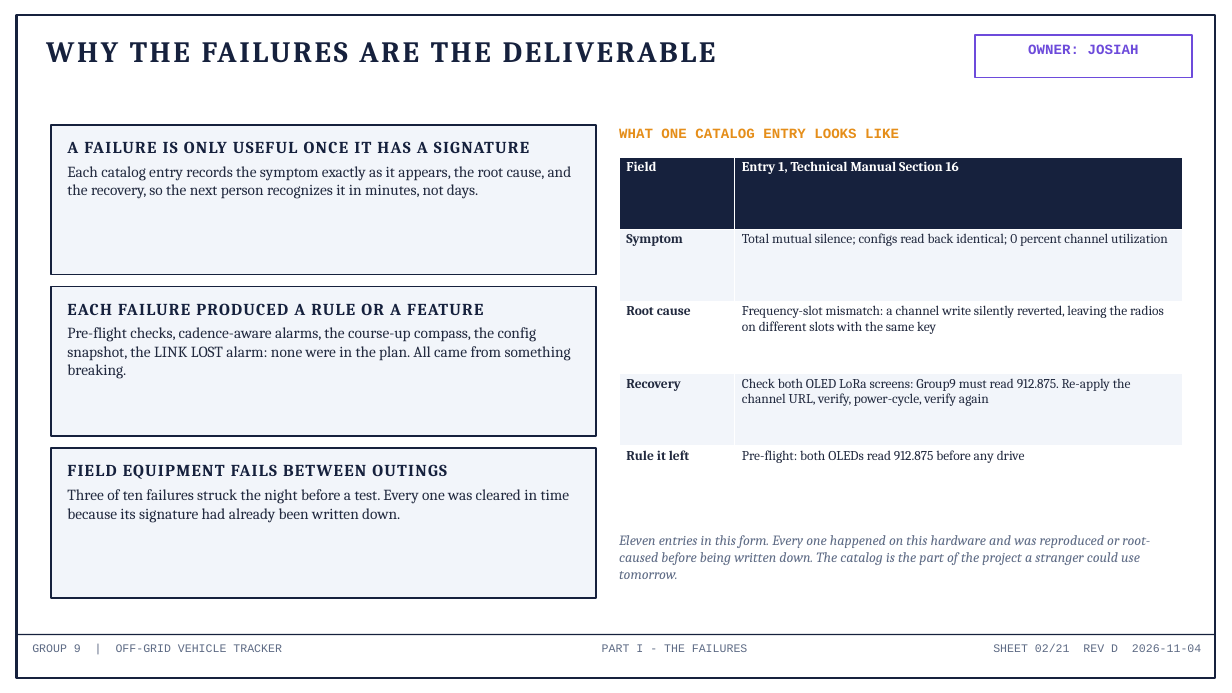
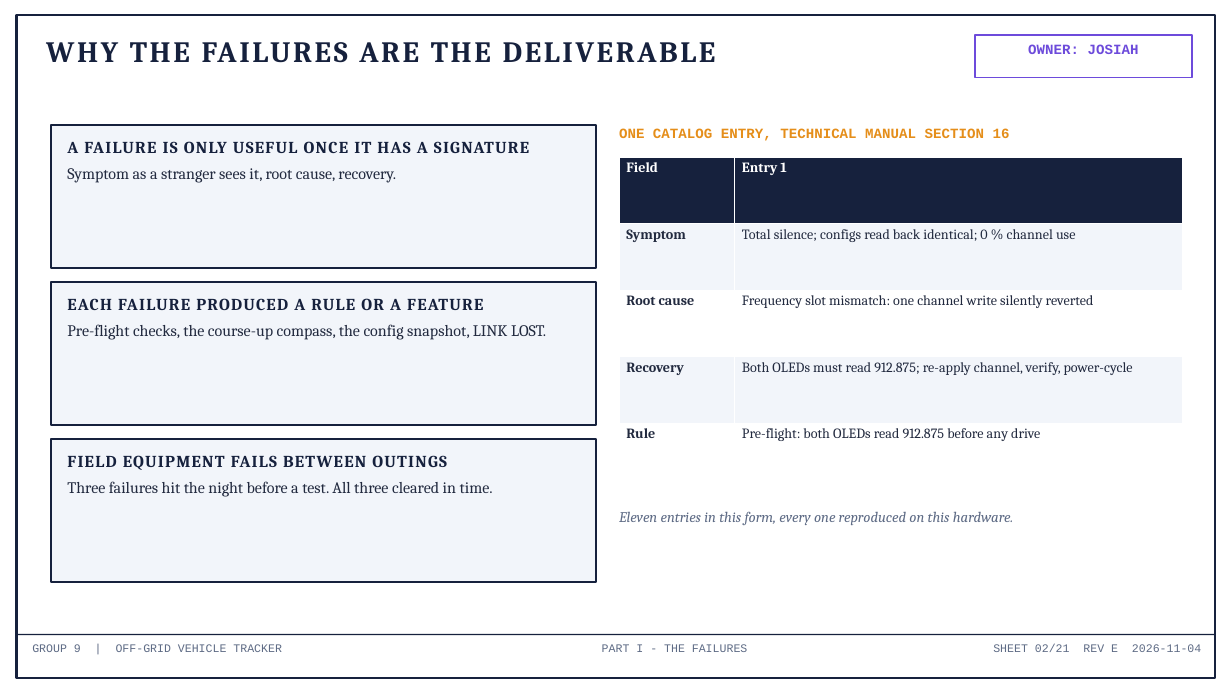
Before and after one commit to deosgracius/offgrid-vehicle-tracker, a slide deck: slide 2 of docs/presentations/Group9_Presentation.pptx. Drawn at 1232x693 pixels with LibreOffice and Linux fonts; fonts in the diff are those of the drawing. Boxes give left, top, right and bottom in pixels: in the first picture for what was removed or moved away, otherwise in the second. Text is boxed around its words. In the diff, an @@ line names an element or a change of style, - is before the commit and + after.

```diff
--- a/docs/presentations/Group9_Presentation.pptx
+++ b/docs/presentations/Group9_Presentation.pptx
@@ rectangle: place and size @@
-rectangle at box(51, 125, 596, 274)
+rectangle at box(51, 125, 596, 268)
@@ text at box(619, 128, 1010, 141): text changed @@
-WHAT ONE CATALOG ENTRY LOOKS LIKE
+ONE CATALOG ENTRY, TECHNICAL MANUAL SECTION 16
@@ text at box(67, 168, 396, 183): text changed; size 12 to 12.5 pt @@
-Each catalog entry records the symptom exactly as it appears, the root cause, and the recovery, so the next person recognizes it in minutes, not days.
+Symptom as a stranger sees it, root cause, recovery.
@@ table at box(619, 157, 1183, 490) @@
-row 1, column 2: Entry 1, Technical Manual Section 16
+row 1, column 2: Entry 1
-row 2, column 2: Total mutual silence; configs read back identical; 0 percent channel utilization
+row 2, column 2: Total silence; configs read back identical; 0 % channel use
-row 3, column 2: Frequency-slot mismatch: a channel write silently reverted, leaving the radios on different slots with the same key
+row 3, column 2: Frequency slot mismatch: one channel write silently reverted
-row 4, column 2: Check both OLED LoRa screens: Group9 must read 912.875. Re-apply the channel URL, verify, power-cycle, verify again
+row 4, column 2: Both OLEDs must read 912.875; re-apply channel, verify, power-cycle
-row 5, column 1: Rule it left
+row 5, column 1: Rule
@@ size 10.5 to 11 pt in "Field", "Symptom", "Root cause", "Recovery" and 1 more places @@
@@ rectangle: place and size @@
-rectangle at box(51, 287, 596, 436)
+rectangle at box(51, 282, 596, 425)
@@ text at box(67, 324, 546, 340): text changed; size 12 to 12.5 pt @@
-Pre-flight checks, cadence-aware alarms, the course-up compass, the config snapshot, the LINK LOST alarm: none were in the plan. All came from something breaking.
+Pre-flight checks, the course-up compass, the config snapshot, LINK LOST.
@@ rectangle: place and size @@
-rectangle at box(51, 448, 596, 598)
+rectangle at box(51, 439, 596, 582)
@@ text "FIELD EQUIPMENT FAILS BETWEEN OUTINGS": place and size @@
-text "FIELD EQUIPMENT FAILS BETWEEN OUTINGS" at box(67, 464, 570, 523)
+text "FIELD EQUIPMENT FAILS BETWEEN OUTINGS" at box(67, 455, 493, 497)
@@ text at box(67, 481, 493, 497): text changed; size 12 to 12.5 pt @@
-Three of ten failures struck the night before a test. Every one was cleared in time because its signature had already been written down.
+Three failures hit the night before a test. All three cleared in time.
@@ text at box(619, 511, 1013, 525): text changed; size 11 to 11.5 pt @@
-Eleven entries in this form. Every one happened on this hardware and was reproduced or root-caused before being written down. The catalog is the part of the project a stranger could use tomorrow.
+Eleven entries in this form, every one reproduced on this hardware.
@@ text at box(993, 644, 1201, 652): text changed @@
-SHEET 02/21 REV D 2026-11-04
+SHEET 02/21 REV E 2026-11-04
```
Also in this commit, not shown: 20 other slides changed, 24 other files.
